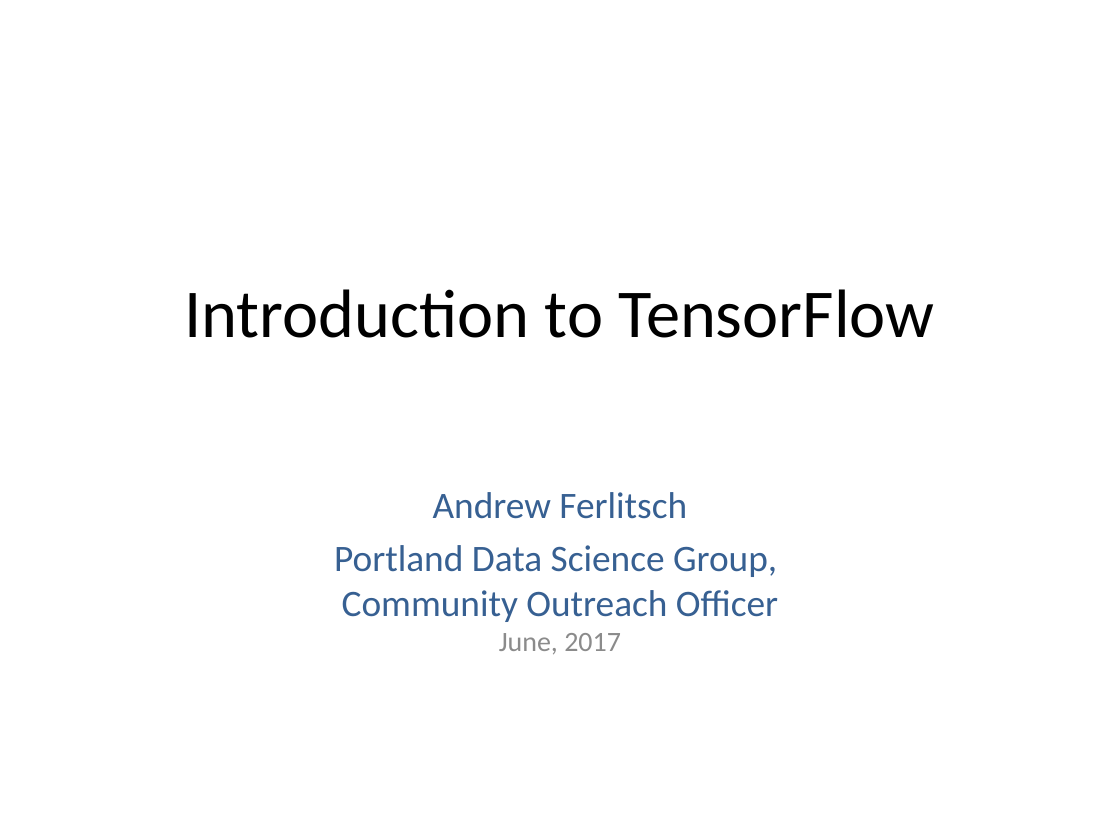
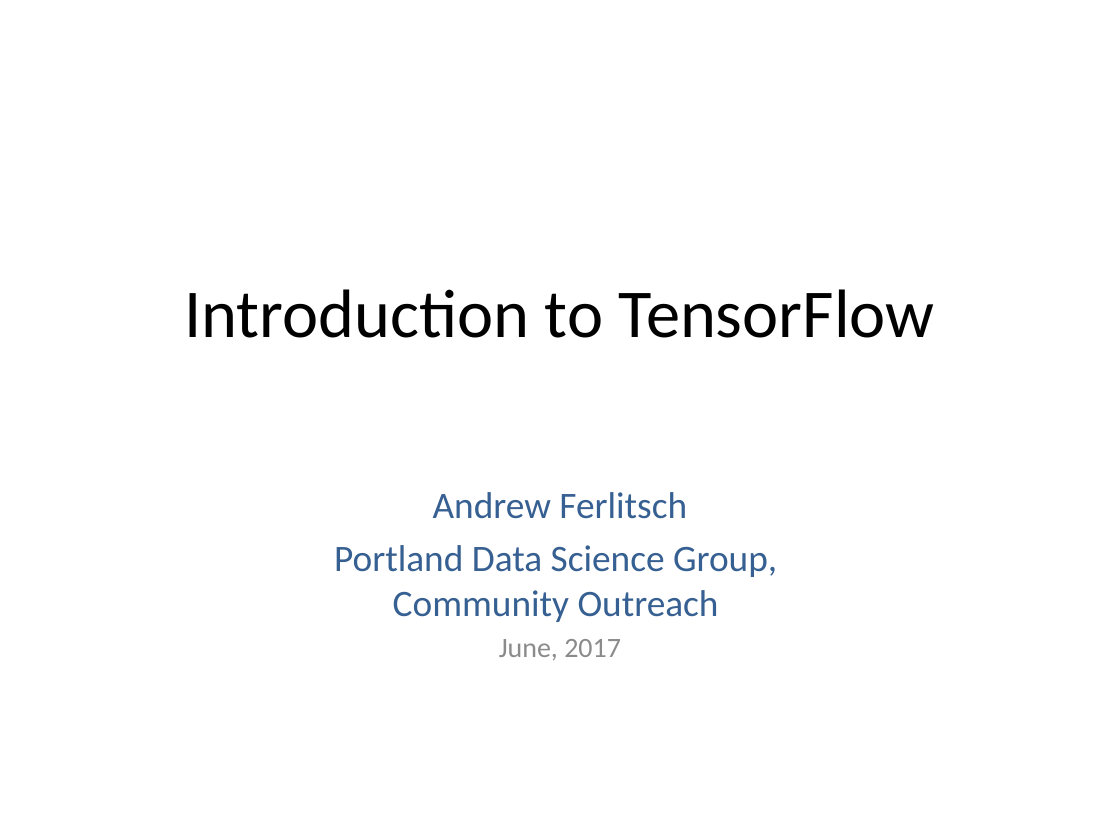
Before and after one commit to andrewferlitsch/Portland-Data-Science-Group, a slide deck: slide 1 of Presentations/ML Tensorflow Intro.pptx. Drawn at 1120x840 pixels with LibreOffice and Linux fonts; fonts in the diff are those of the drawing. Boxes give left, top, right and bottom in pixels: in the first picture for what was removed or moved away, otherwise in the second. Text is boxed around its words. In the diff, an @@ line names an element or a change of style, - is before the commit and + after.

Commit message:
typo fix

```diff
--- a/Presentations/ML Tensorflow Intro.pptx
+++ b/Presentations/ML Tensorflow Intro.pptx
@@ subtitle at (334,545,777,660): text changed @@
-Portland Data Science Group,
-Community Outreach Officer
-June, 2017
+Portland Data Science Group,
+Community Outreach
+June, 2017
```
Also in this commit, not shown: 2 other slides changed.
